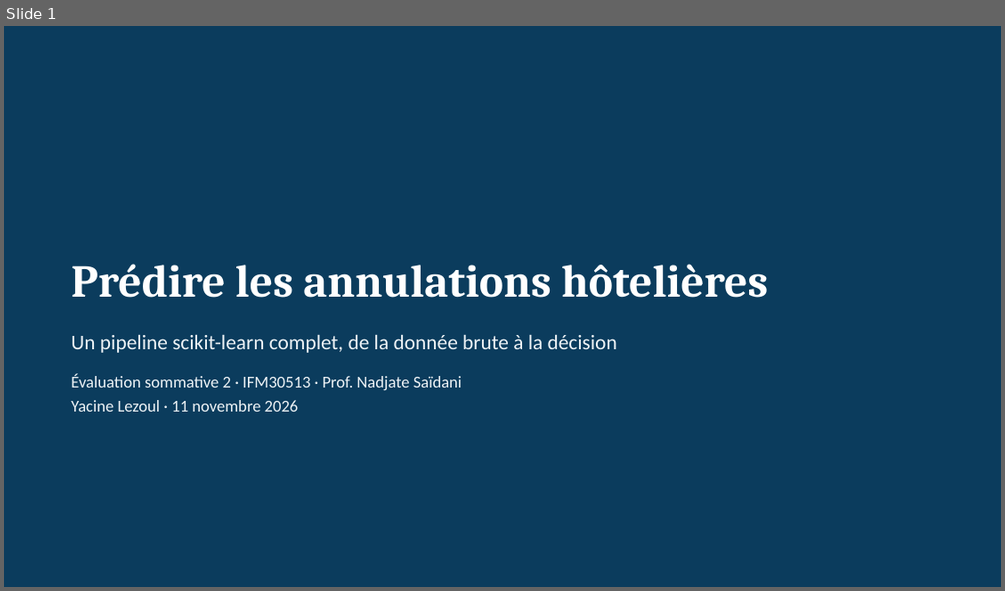
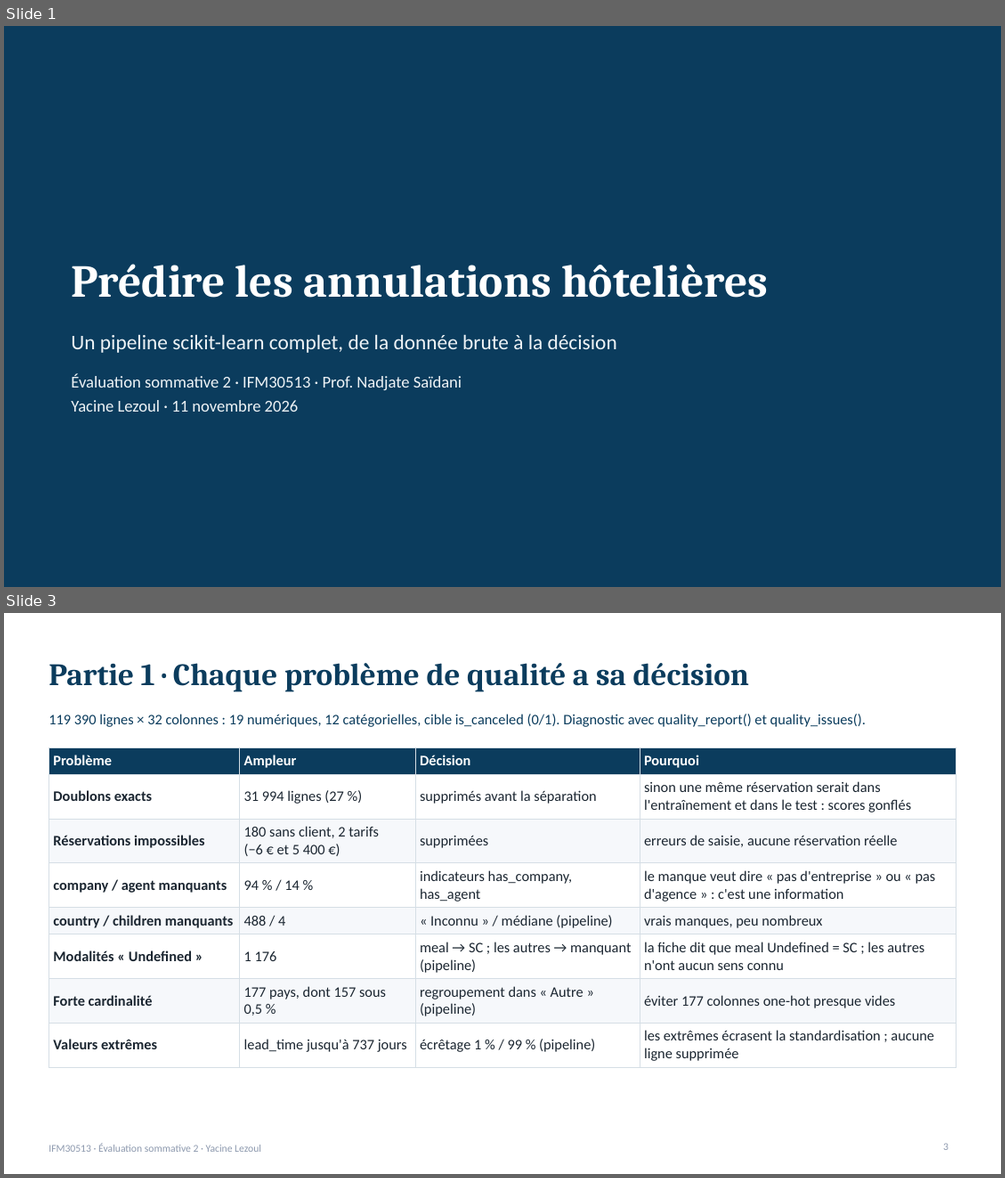
Before and after one commit to lezoul/hotel-cancellation-pipeline, a slide deck: reports/presentation_annulations.pptx. Shown one above the other, each under a label of ours: slide 1 before the commit, slides 1 and 3 after it; the slides between them are not shown. The pictures are 1005x591 and 1005x1178 pixels, drawn with LibreOffice and Linux fonts; fonts in the diff are those of the drawing. Boxes give left, top, right and bottom in pixels: in the first picture for what was removed or moved away, otherwise in the second. Text is boxed around its words. In the diff, an @@ line names an element or a change of style, - is before the commit and + after.

Commit message:
Présentation restructurée sur la grille d'évaluation (20 diapositives)

```diff
--- a/reports/presentation_annulations.pptx
+++ b/reports/presentation_annulations.pptx
@@ slide 3 added at (4,613,1001,1174), background #FFFFFF @@
@@ title added at (48,663,749,691), 30 pt, text #0B3C5D, bold @@
+Partie 1 · Chaque problème de qualité a sa décision
@@ text added at (48,714,866,727), 14 pt, text #0B3C5D @@
+119 390 lignes × 32 colonnes : 19 numériques, 12 catégorielles, cible is_canceled (0/1). Diagnostic avec quality_report() et quality_issues().
@@ table added at (48,747,956,1064), 8 rows, 4 columns @@
+Problème | Ampleur | Décision | Pourquoi
+Doublons exacts | 31 994 lignes (27 %) | supprimés avant la séparation | sinon une même réservation serait dans l'entraînement et dans le test : scores gonflés
+Réservations impossibles | 180 sans client, 2 tarifs (−6 € et 5 400 €) | supprimées | erreurs de saisie, aucune réservation réelle
+company / agent manquants | 94 % / 14 % | indicateurs has_company, has_agent | le manque veut dire « pas d'entreprise » ou « pas d'agence » : c'est une information
+country / children manquants | 488 / 4 | « Inconnu » / médiane (pipeline) | vrais manques, peu nombreux
+Modalités « Undefined » | 1 176 | meal → SC ; les autres → manquant (pipeline) | la fiche dit que meal Undefined = SC ; les autres n'ont aucun sens connu
+Forte cardinalité | 177 pays, dont 157 sous 0,5 % | regroupement dans « Autre » (pipeline) | éviter 177 colonnes one-hot presque vides
+Valeurs extrêmes | lead_time jusqu'à 737 jours | écrêtage 1 % / 99 % (pipeline) | les extrêmes écrasent la standardisation ; aucune ligne supprimée
@@ text added at (48,1143,261,1151), 10 pt, text #8D99AE @@
+IFM30513 · Évaluation sommative 2 · Yacine Lezoul
@@ page number added at (943,1143,948,1150), 10 pt, text #8D99AE @@
+3
```
Also in this commit, not shown: 7 slides changed, 8 other slides added, 6 slides removed, 1 other file.
